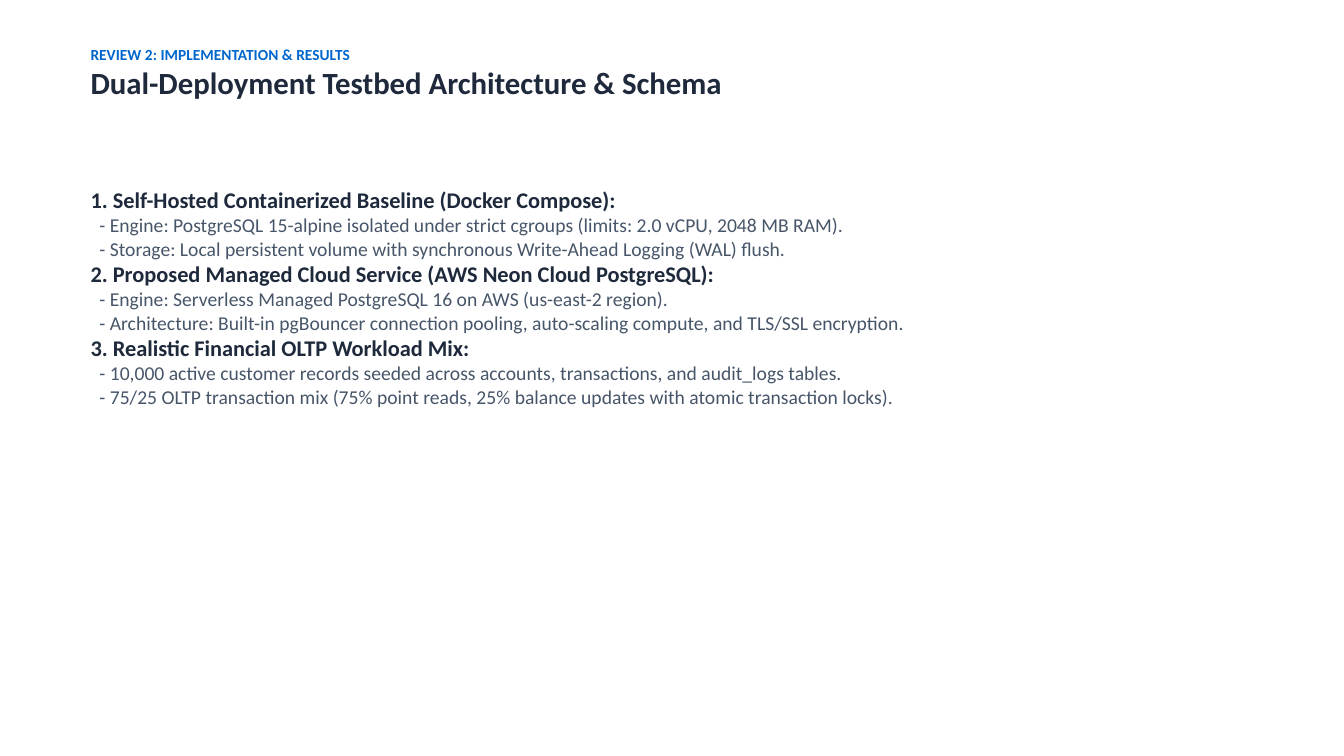
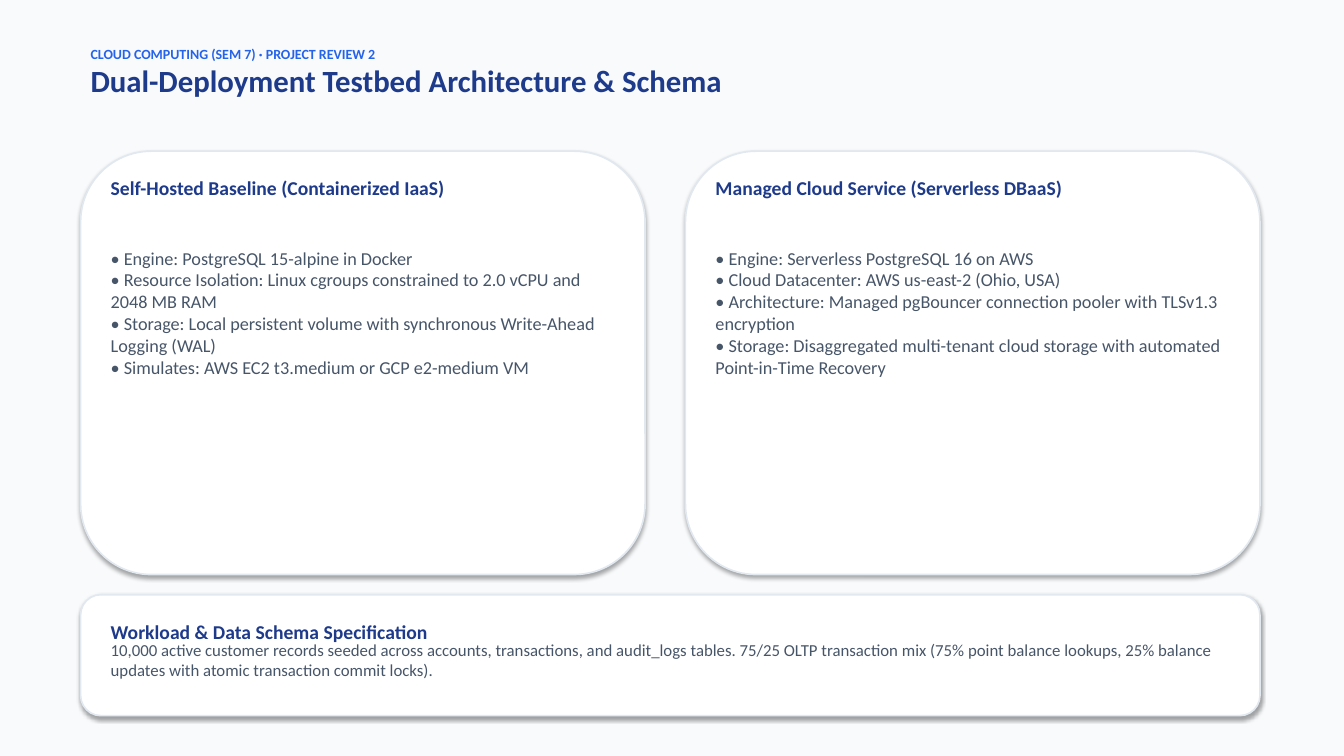
Before and after one commit to swayam-pani/Managed-Versus-Self-Hosted-Database-Services-Under-Bursty-Load, a slide deck: slide 3 of P8_Review2_Implementation_Results.pptx. Drawn at 1344x756 pixels with LibreOffice and Linux fonts; fonts in the diff are those of the drawing. Boxes give left, top, right and bottom in pixels: in the first picture for what was removed or moved away, otherwise in the second. Text is boxed around its words. In the diff, an @@ line names an element or a change of style, - is before the commit and + after.

Commit message:
Enhance Review 2 presentation with modern card-deck styling and embedded figures

```diff
--- a/P8_Review2_Implementation_Results.pptx
+++ b/P8_Review2_Implementation_Results.pptx
@@ rectangle added at (0,0,1344,756), fill #F8FAFC @@
@@ text at (91,49,375,61): text changed; size 11 to 10 pt; text colour #0066CC to #2563EB @@
-REVIEW 2: IMPLEMENTATION & RESULTS
+CLOUD COMPUTING (SEM 7) · PROJECT REVIEW 2
@@ text at (91,70,722,97): text colour #1E293B to #1E3A8A in "Dual-Deployment Testbed Architecture & Schema" @@
@@ rounded rectangle added at (81,151,645,575), fill #FFFFFF, outline #E2E8F0 1.2 pt @@
@@ rounded rectangle added at (686,151,1260,575), fill #FFFFFF, outline #E2E8F0 1.2 pt @@
@@ text removed at (91,191,904,407) @@
-1. Self-Hosted Containerized Baseline (Docker Compose):
-- Engine: PostgreSQL 15-alpine isolated under strict cgroups (limits: 2.0 vCPU, 2048 MB RAM).
-- Storage: Local persistent volume with synchronous Write-Ahead Logging (WAL) flush.
-2. Proposed Managed Cloud Service (AWS Neon Cloud PostgreSQL):
-- Engine: Serverless Managed PostgreSQL 16 on AWS (us-east-2 region).
-- Architecture: Built-in pgBouncer connection pooling, auto-scaling compute, and TLS/SSL encryption.
-3. Realistic Financial OLTP Workload Mix:
-- 10,000 active customer records seeded across accounts, transactions, and audit_logs tables.
-- 75/25 OLTP transaction mix (75% point reads, 25% balance updates with atomic transaction locks).
@@ text added at (111,180,444,198), 14 pt, text #1E3A8A, bold @@
+Self-Hosted Baseline (Containerized IaaS)
@@ text added at (715,180,1062,199), 14 pt, text #1E3A8A, bold @@
+Managed Cloud Service (Serverless DBaaS)
@@ text added at (111,252,595,374), 13 pt, text #475569 @@
+• Engine: PostgreSQL 15-alpine in Docker
+• Resource Isolation: Linux cgroups constrained to 2.0 vCPU and 2048 MB RAM
+• Storage: Local persistent volume with synchronous Write-Ahead Logging (WAL)
+• Simulates: AWS EC2 t3.medium or GCP e2-medium VM
@@ text added at (715,252,1220,377), 13 pt, text #475569 @@
+• Engine: Serverless PostgreSQL 16 on AWS
+• Cloud Datacenter: AWS us-east-2 (Ohio, USA)
+• Architecture: Managed pgBouncer connection pooler with TLSv1.3 encryption
+• Storage: Disaggregated multi-tenant cloud storage with automated Point-in-Time Recovery
@@ rounded rectangle added at (81,595,1260,716), fill #FFFFFF, outline #E2E8F0 1.2 pt @@
@@ text added at (111,625,428,645), 14 pt, text #1E3A8A, bold @@
+Workload & Data Schema Specification
@@ text added at (111,644,1211,679), 12 pt, text #475569 @@
+10,000 active customer records seeded across accounts, transactions, and audit_logs tables. 75/25 OLTP transaction mix (75% point balance lookups, 25% balance updates with atomic transaction commit locks).
```
Also in this commit, not shown: 7 other slides changed, 2 slides added, 2 slides removed.
